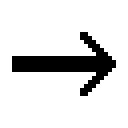
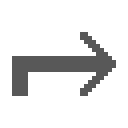
The second (128, 128) image is a revision of the first. Changes to its layers:
painted on "Layer" over [12, 32, 116, 96]
